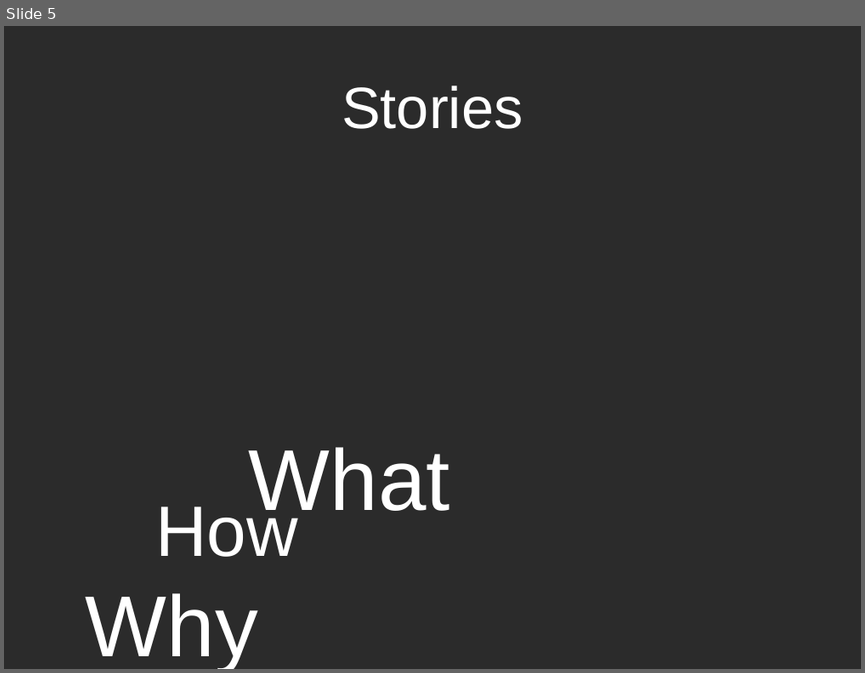
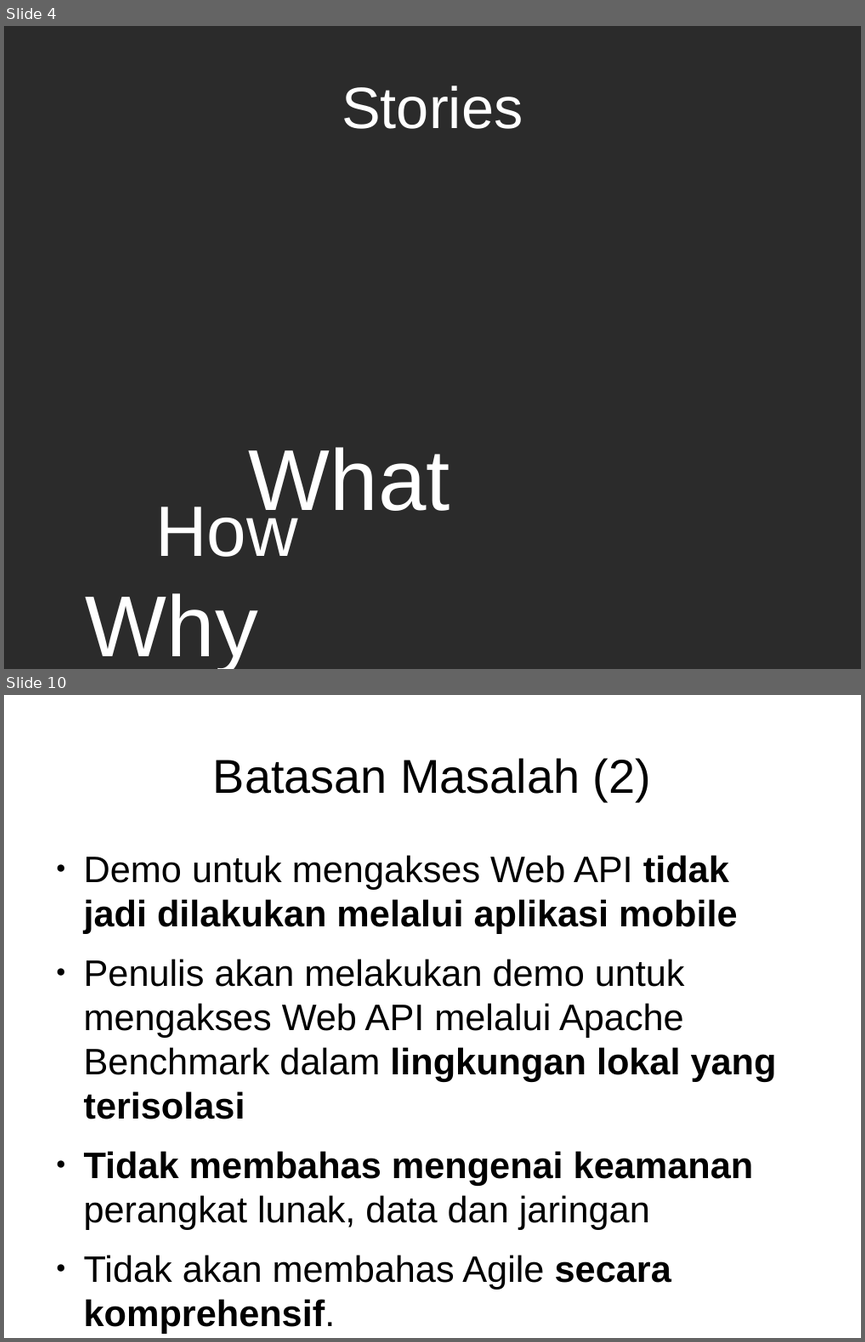
Before and after one commit to muhammadghazali/ghanoz-json-skripsi, a slide deck: slide-presentasi/presentasi-tugas-akhir.odp. Shown one above the other, each under a label of ours: slide 5 before the commit, slides 4 and 10 after it; the slides between them are not shown. The pictures are 865x673 and 865x1342 pixels, drawn with LibreOffice and Linux fonts; fonts in the diff are those of the drawing; background and template pictures are left out; a plain dark background stands for a picture behind light text. Boxes give left, top, right and bottom in pixels: in the first picture for what was removed or moved away, otherwise in the second. Text is boxed around its words. In the diff, an @@ line names an element or a change of style, - is before the commit and + after.

Commit message:
Menambahkan beberapa bagian tentang rumusan masalah, batasan masalah, pengantar

```diff
--- a/slide-presentasi/presentasi-tugas-akhir.odp
+++ b/slide-presentasi/presentasi-tugas-akhir.odp
@@ slide 10 added at (4,695,861,1338), background #FFFFFF @@
@@ title added at (213,758,651,801), 44 pt, text #000000 @@
+Batasan Masalah (2)
@@ text added at (84,855,777,1333), 34.1 pt, text #000000 @@
+● Demo untuk mengakses Web API tidak jadi dilakukan melalui aplikasi mobile
+● Penulis akan melakukan demo untuk mengakses Web API melalui Apache Benchmark dalam lingkungan lokal yang terisolasi
+● Tidak membahas mengenai keamanan perangkat lunak, data dan jaringan
+● Tidak akan membahas Agile secara komprehensif.
@@ what was slide 5 is now slide 4 @@
```
Also in this commit, not shown: 2 slides changed, 7 other slides added, 3 slides removed, 4 other files.
